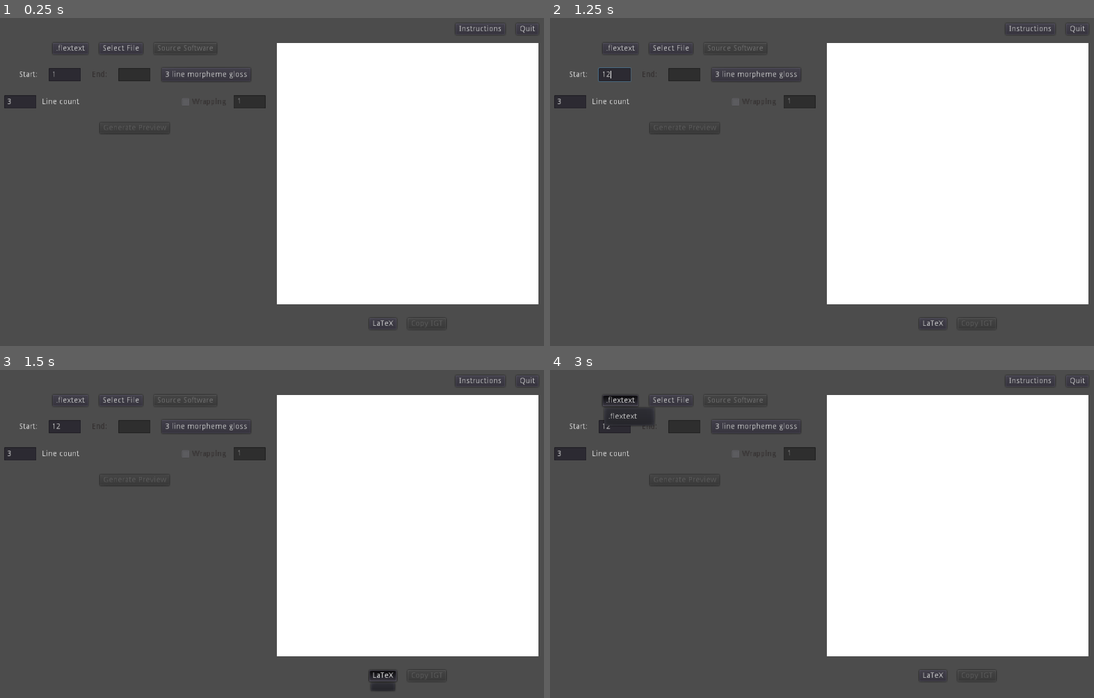
Above: before the commit, frames 1-4 (two rows, left to right).
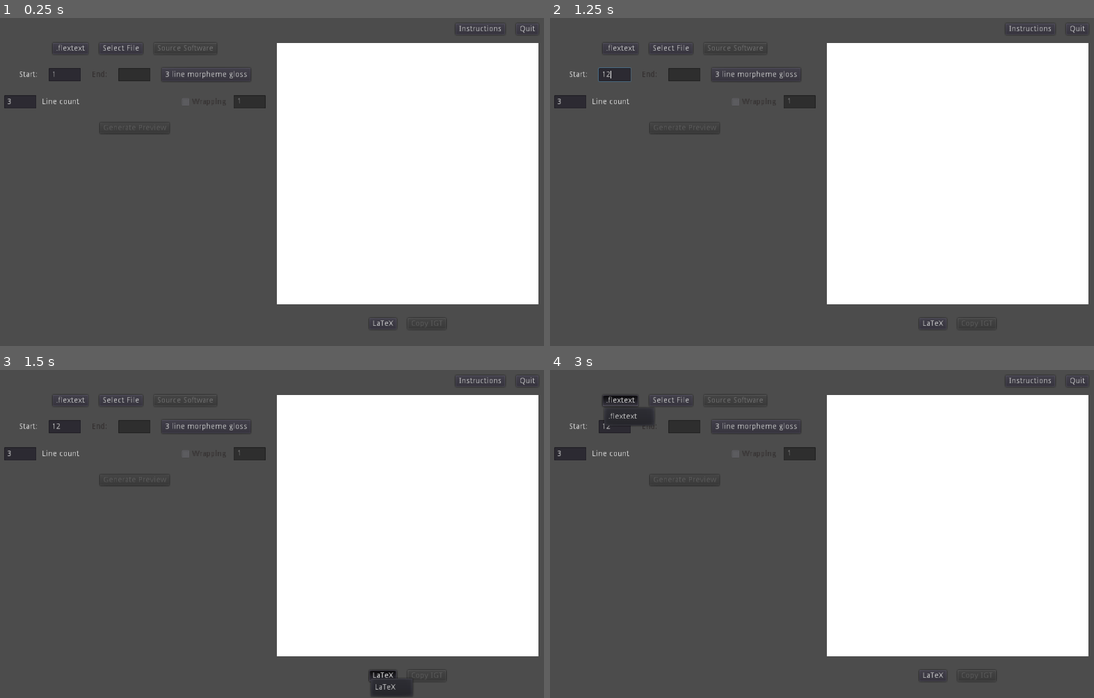
Above: after the commit, the same moments.

Repository: LaurenOopsum/Auto-IGT
Game: Godot game, scene res://scenes/main.tscn
Two runs of this game, one before a commit and one after it. Both use one fixed random seed, a clock stepped at 60 frames per second and the inputs below. The project has no main scene, so this scene is started directly.
Inputs (mouse positions are in pixels of both pictures, inside the frame that each line leads up to):
- Up to frame 1 (0.25 s): no input
- Up to frame 2 (1.25 s): click (615, 73) at 0.52 s; type "12" at 0.6 s
- Up to frame 3 (1.5 s): click "LaTeX" at 1.25 s
- Up to frame 4 (3 s): click "Instructions" at 2 s; click ".flextext" at 2.75 s

Frames 1-2 are identical in both runs. In frame 3, 0.3% of the frame differs, in the area x 68-76%, y 94-100%; in frame 4, nothing differs.

Commit message:
fixed the issue and now the types update properly

Diff:
--- a/scenes/main.tscn
+++ b/scenes/main.tscn
@@ -267,6 +267,7 @@
 size_flags_horizontal = 4
 text = "LaTeX"
 flat = false
+items = [ "LaTeX", null, 0, false, false, 0, 0, null, "", false ]
 
 [node name="CopyButton" type="Button" parent="Page/Body/Preview/ClipboardButtons"]
 margin_left = 69.0
--- a/scripts/autoloads/constants.gd
+++ b/scripts/autoloads/constants.gd
@@ -13,8 +13,8 @@
 	"paragraph",
 	"phrase",
 	"word",
-	"morph",
-	"item"
+	"morph"#,
+#	"item"
 ]
 
 ## Names of the preset templates
--- a/scripts/main_scene/row_definitions.gd
+++ b/scripts/main_scene/row_definitions.gd
@@ -28,6 +28,7 @@
 	clear_rows()
 	V.line_count = rows_values_array.size()
 	$RowCount/RowTotal.text = str(V.line_count)
+#	var row_num := 0
 	for row in rows_values_array :
 		var new_row := C.get_row_template()
 		new_row.setup_row(row_num, row)
@@ -51,7 +52,7 @@
 func set_levels_attributes() :
 	V.level_attributes.clear()
 	_cycle_nodes(V.gloss_tree.get_children())
-	print(V.level_attributes)
+#	print(V.level_attributes)
 
 ## Cycles through all nodes to grab attributes
 func _cycle_nodes(node_array : Array) :
--- a/scripts/row_def/row_def.gd
+++ b/scripts/row_def/row_def.gd
@@ -5,12 +5,14 @@
 
 ## Setup used for presets
 func setup_row(row_num : int, line_array : Array) :
+	print(line_array)
 	$RowNum.text = str(row_num)
 	if row_num == 1 && line_array[0] == C.TYPE.PHRASE :
 		$Italic.pressed = true
 	if row_num == V.line_count : $Quotes.pressed = true
 	$Level.text = $Level.get_popup().get_item_text(line_array[0])
-	$Type._on_level_changed(C.TYPE_NAMES.find(line_array[0]))
+#	print(C.TYPE_NAMES[line_array[0]])
+	$Type._on_level_changed(line_array[0])
 	$Type.set_default_value(line_array[1])
 
 ## Rows created when row count is changed
--- a/scripts/row_def/type.gd
+++ b/scripts/row_def/type.gd
@@ -10,8 +10,10 @@
 
 ## Triggered when signal received from change of Level DropDown
 func _on_level_changed(level : int):
+#	print("_on_level_changed")
 	var popup := get_popup()
 	popup.clear()
+#	print(C.TYPE_NAMES[level])
 	if V.level_attributes.has(C.TYPE_NAMES[level]) :
 		for line_def in V.level_attributes[C.TYPE_NAMES[level]] :
 			add_option(line_def)
